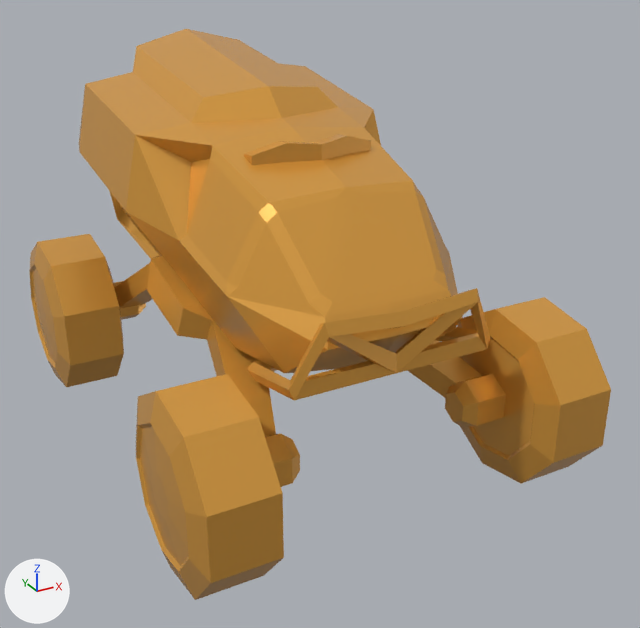
An edit to the glTF model models/ultimate-pack/low-poly-10/t/scifi-scifi-buggy.glb, drawn before and after from the same camera.
Camera for both pictures: a 50 mm camera at (-3.74, -8.11, 4.83) aimed at (0.27, -0.83, 1.19). Arrows for +X, +Y and +Z are at lower left; the lights stay in place. The first picture is the older version. Where no turn or scale is listed for an object, it has been applied to the vertices.

The older version as bpy lines, for what is in view:
```python
ob_scifi_buggy_cabin = bpy.data.objects.new('scifi-buggy-cabin', me_scifi_buggy_cabin)
ob_scifi_buggy_cabin.location = (0.02, 0.0, 0.0)
ob_scifi_buggy_chassis = bpy.data.objects.new('scifi-buggy-chassis', me_scifi_buggy_chassis)
ob_scifi_buggy_chassis.location = (0.0, 0.0, 0.0)
ob_scifi_buggy_wheel_br = bpy.data.objects.new('scifi-buggy-wheel_BR', me_scifi_buggy_wheel_br)
ob_scifi_buggy_wheel_br.location = (-1.15, 1.61, 0.71)
ob_scifi_buggy_wheel_fl = bpy.data.objects.new('scifi-buggy-wheel_FL', me_scifi_buggy_wheel_fl)
ob_scifi_buggy_wheel_fl.location = (1.15, -2.37, 0.71)
ob_scifi_buggy_wheel_fr = bpy.data.objects.new('scifi-buggy-wheel_FR', me_scifi_buggy_wheel_fr)
ob_scifi_buggy_wheel_fr.location = (-1.15, -2.37, 0.71)
```
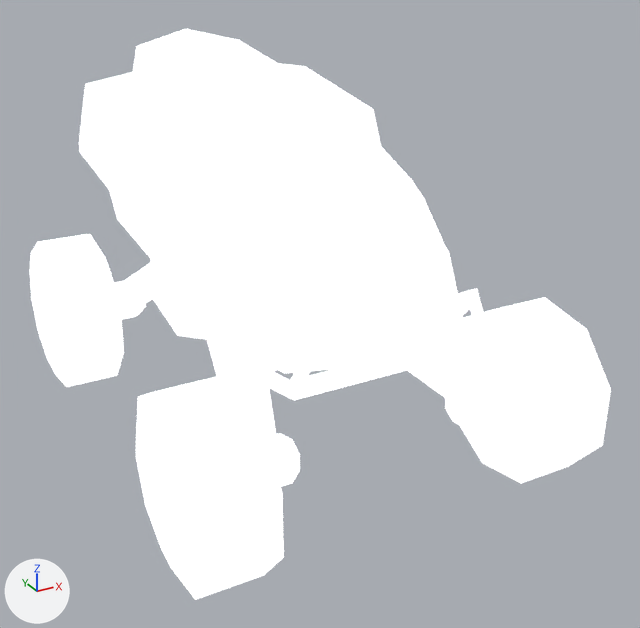
Changed parts and their boxes (x1, y1, x2, y2) in the pictures (640 x 628 px):
'scifi-buggy-cabin', recoloured, surface changed (orange to white)
    both: (79, 29, 463, 373)
'scifi-buggy-wheel_FR', recoloured, surface changed (orange to white)
    both: (136, 374, 300, 600)
'scifi-buggy-wheel_FL', recoloured, surface changed (orange to white)
    both: (445, 297, 611, 483)
'scifi-buggy-chassis', recoloured, surface changed (orange to white)
    both: (109, 190, 490, 437)
'scifi-buggy-wheel_BR', recoloured, surface changed (orange to white)
    both: (29, 234, 146, 387)

The change, as a diff of the scene's bpy script:
```diff
--- a/models/ultimate-pack/low-poly-10/t/scifi-scifi-buggy.glb.py
+++ b/models/ultimate-pack/low-poly-10/t/scifi-scifi-buggy.glb.py
@@ mat_lowpoly_colors @@
 mat_lowpoly_colors = principled_material('LOWPOLY-COLORS')
-mat_lowpoly_colors.base_color = (0.8, 0.388, 0.0631)  # orange #e7a747
-mat_lowpoly_colors.metallic = 0.4
-mat_lowpoly_colors.roughness = 0.272
+mat_lowpoly_colors.base_color = (1.0, 1.0, 1.0)  # white #ffffff
+mat_lowpoly_colors.roughness = 0.986
+mat_lowpoly_colors.emission_strength = 1.0
```
